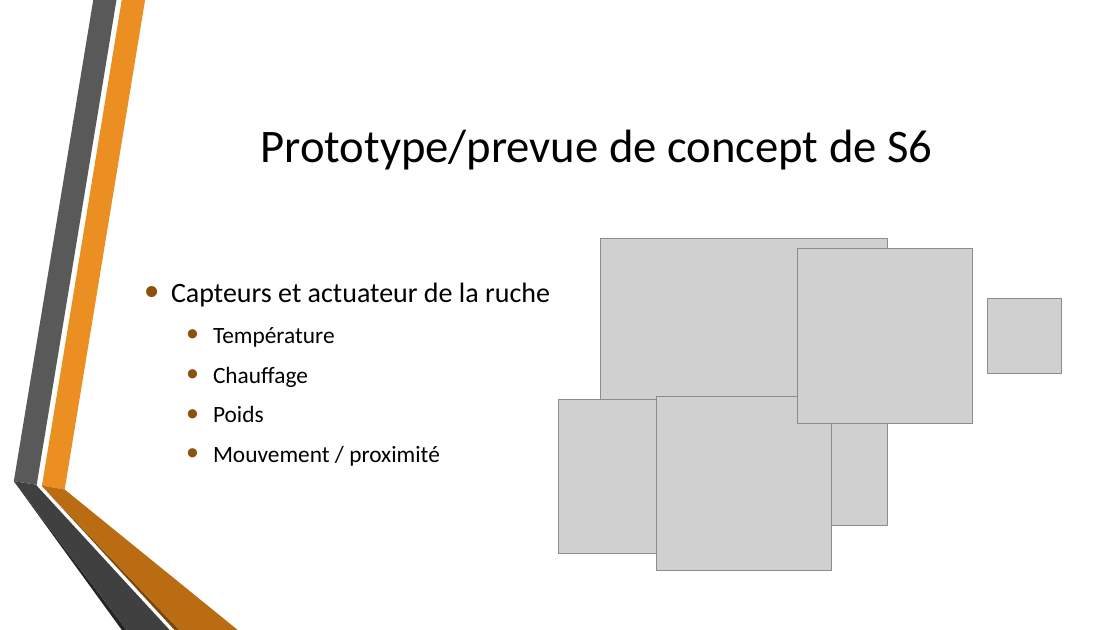
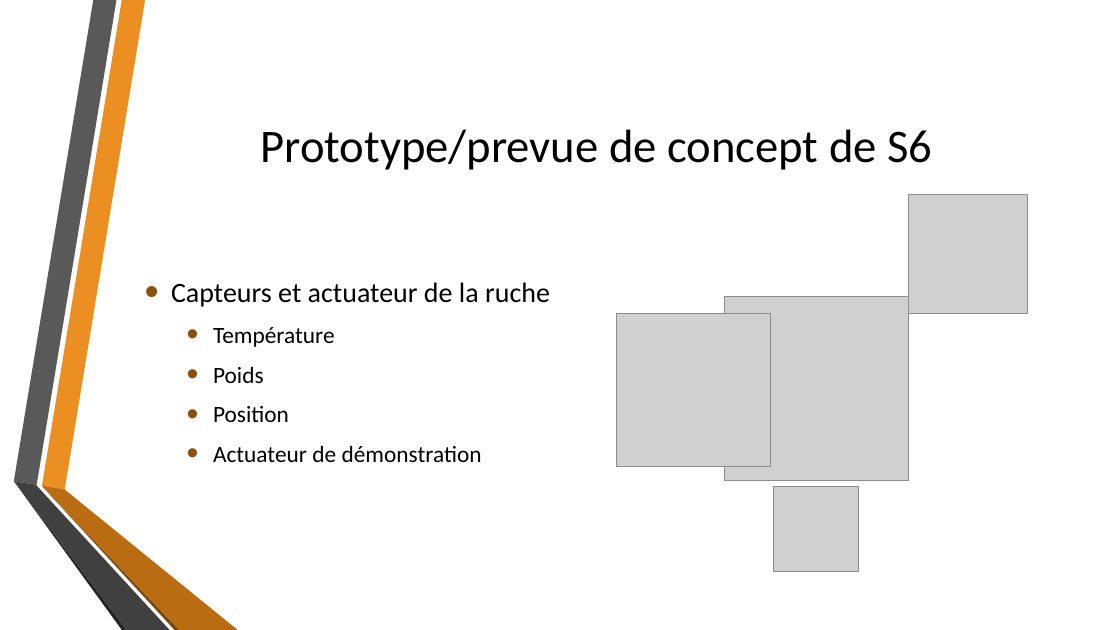
Before and after one commit to fisj2002/Projet_S6_Documentation, a slide deck: slide 12 of Dossier de Conception.pptx. Drawn at 1120x630 pixels with LibreOffice and Linux fonts; fonts in the diff are those of the drawing; grey boxes stand for pictures; background and template pictures are left out. Boxes give left, top, right and bottom in pixels: in the first picture for what was removed or moved away, otherwise in the second. Text is boxed around its words. In the diff, an @@ line names an element or a change of style, - is before the commit and + after.

```diff
--- a/Dossier de Conception.pptx
+++ b/Dossier de Conception.pptx
@@ picture added at (x1=908, y1=194, x2=1028, y2=313) @@
@@ picture removed at (x1=797, y1=249, x2=972, y2=423) @@
@@ picture resized from (x1=601, y1=239, x2=888, y2=526) to (x1=724, y1=297, x2=908, y2=481) @@
@@ picture removed at (x1=987, y1=299, x2=1062, y2=374) @@
@@ picture moved from (x1=559, y1=399, x2=712, y2=553) to (x1=617, y1=313, x2=770, y2=467) @@
@@ text at (x1=213, y1=366, x2=308, y2=387): paragraph removed @@
-  • Chauffage
@@ text at (x1=213, y1=406, x2=482, y2=462): text changed @@
-  • Mouvement / proximité
+  • Position
+  • Actuateur de démonstration
@@ picture removed at (x1=657, y1=396, x2=832, y2=571) @@
@@ picture added at (x1=774, y1=486, x2=860, y2=572) @@
```
Also in this commit, not shown: 2 other slides changed.
